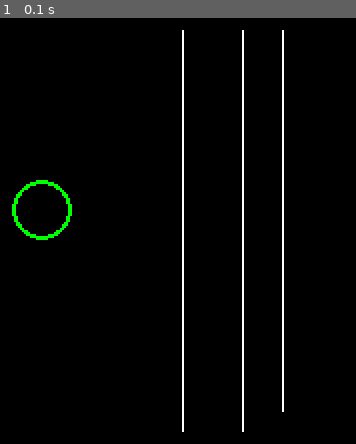
Above: before the commit, frame 1.
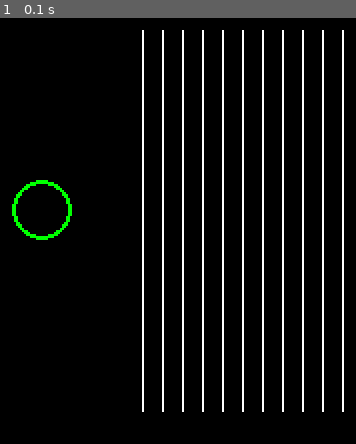
Above: after the commit, the same moment.

Repository: panmpan17/PygameGraphicPlayground
Game: pygame game, started from script/vine.py
The game is run twice, just before and just after one commit, with the same random seed, the same clock (stepped at 60 frames per second) and the same inputs.
Inputs:
- Up to frame 1 (0.1 s): no input

The runs differ from the first frame. In frame 1, 4.1% of the frame differs, in the area x 39-97%, y 2-98%.

Commit message:
Add cloth

Diff:
--- /dev/null
+++ b/script/cloth.py
@@ -0,0 +1,178 @@
+import pygame
+
+from typing import List, Tuple
+
+try:
+    from .foundation import ManagedWindow, Entity, Color, Math, Vector
+except ImportError:
+    from foundation import ManagedWindow, Entity, Color, Math, Vector
+
+class ClothNode:
+    def __init__(self, position, velocity=(0, 0), acceration=(0, 0), magnitude=0, fixed=False) -> None:
+        self.position = position
+        self.velocity = velocity
+        self.acceration = acceration
+        self.magnitude = magnitude
+        self.mass = 1
+
+        self.fixed = fixed
+
+
+class NodeConnection:
+    def __init__(self, first_node:ClothNode, second_node:ClothNode):
+        self.first_node: ClothNode = first_node
+        self.second_node: ClothNode = second_node
+
+        self.length = Math.magnitude(self.first_node.position, self.second_node.position)
+        self.flexable_min = 0.9
+        self.flexable_max = 1.1
+
+    def clamp_second_node_position(self):
+        if self.first_node.fixed and self.second_node.fixed:
+            return
+
+        elif self.first_node.fixed and not self.second_node.fixed:
+            position_delta = Math.tuple_minus(self.second_node.position, self.first_node.position)
+            self.second_node.position = Math.tuple_plus(self.first_node.position, Math.clamp_magnitude(
+                position_delta, self.length * self.flexable_max,
+                clamp_when_distance_over=True))
+
+            new_delta = Math.clamp_magnitude(position_delta, self.length)
+            new_position = Math.tuple_plus(self.first_node.position, new_delta)
+
+            self.second_node.acceration = Math.tuple_plus(self.second_node.acceration, Math.tuple_minus(new_position, self.second_node.position))
+
+        elif not self.first_node.fixed and self.second_node.fixed:
+            position_delta = Math.tuple_minus(self.first_node.position, self.second_node.position)
+            self.first_node.position = Math.tuple_plus(self.second_node.position, Math.clamp_magnitude(
+                position_delta, self.length * self.flexable_max,
+                clamp_when_distance_over=True))
+
+            new_delta = Math.clamp_magnitude(position_delta, self.length)
+            new_position = Math.tuple_plus(self.second_node.position, new_delta)
+
+            self.first_node.acceration = Math.tuple_plus(self.first_node.acceration, Math.tuple_minus(new_position, self.first_node.position))
+
+        else:
+            position_delta = Math.tuple_minus(self.second_node.position, self.first_node.position)
+
+            magnitude = Math.magnitude(position_delta)
+            if magnitude > self.length * self.flexable_max:
+                self.first_node.position, self.second_node.position = self.pull_two_point_together(
+                    self.first_node.position, self.second_node.position, self.length * self.flexable_max)
+
+            new_delta = Math.clamp_magnitude(position_delta, self.length)
+            new_position = Math.tuple_plus(self.first_node.position, new_delta)
+            self.second_node.acceration = Math.tuple_plus(self.second_node.acceration, Math.tuple_minus(new_position, self.second_node.position))
+
+            new_delta = Math.clamp_magnitude(Math.tuple_multiple(position_delta, -1), self.length)
+            new_position = Math.tuple_plus(self.second_node.position, new_delta)
+            self.first_node.acceration = Math.tuple_plus(self.first_node.acceration, Math.tuple_minus(new_position, self.first_node.position))
+
+    @staticmethod
+    def pull_two_point_together(point_a, point_b, length_constain) -> Tuple[Vector, Vector]:
+        center_position = Math.lerp_point(point_a, point_b, 0.5)
+
+        point_a = Math.tuple_plus(center_position, Math.clamp_magnitude(
+            Math.tuple_minus(point_a, center_position), length_constain / 2,
+            clamp_when_distance_over=True))
+
+        point_b = Math.tuple_plus(center_position, Math.clamp_magnitude(
+            Math.tuple_minus(point_b, center_position), length_constain / 2,
+            clamp_when_distance_over=True))
+
+        return point_a, point_b
+
+
+class Cloth(Entity):
+    def __init__(self) -> None:
+        self.points: List[ClothNode] = []
+        self.connections: List[NodeConnection] = []
+
+        self.set_2()
+
+        self.gravity = (0, 10)
+
+    def set_1(self):
+        self.points.append(ClothNode((150, 40), fixed=True))
+        self.points.append(ClothNode((130, 60), fixed=True))
+        self.points.append(ClothNode((170, 60)))
+        self.points.append(ClothNode((150, 80)))
+
+        self.connect_point(self.points[0], self.points[1])
+        self.connect_point(self.points[0], self.points[2])
+        self.connect_point(self.points[1], self.points[3])
+        self.connect_point(self.points[2], self.points[3])
+
+    def set_2(self):
+        x_size = 5
+        y_size = 5
+
+        point_matrix = [[None for i in range(x_size)] for e in range(y_size)]
+
+        base_x = 100
+        base_y = 40
+        x_increment = 20
+        y_increment = 20
+
+        for x in range(x_size):
+            for y in range(y_size):
+                window_x = x * x_increment + base_x
+                window_y = y * y_increment + base_y
+                point_matrix[y][x] = ClothNode((window_x, window_y))
+                self.points.append(point_matrix[y][x])
+
+        point_matrix[0][0].fixed = True
+        point_matrix[0][-1].fixed = True
+        # point_matrix[-1][0].fixed = True
+        # point_matrix[-1][-1].fixed = True
+
+        for y in range(y_size - 1):
+            for x in range(x_size - 1):
+                self.connect_point(point_matrix[y][x], point_matrix[y][x + 1])
+                self.connect_point(point_matrix[y][x], point_matrix[y + 1][x])
+
+        for x in range(x_size - 1):
+            self.connect_point(point_matrix[-1][x], point_matrix[-1][x + 1])
+        for y in range(y_size - 1):
+            self.connect_point(point_matrix[y][-1], point_matrix[y + 1][-1])
+
+    def connect_point(self, first_node, second_node):
+        self.connections.append(NodeConnection(
+            first_node=first_node,
+            second_node=second_node))
+
+    def update(self, delta_time: float):
+        for connection in self.connections:
+            connection.clamp_second_node_position()
+
+        for i, point in enumerate(self.points):
+            if not point.fixed:
+                point.acceration = Math.tuple_plus(point.acceration, self.gravity)
+
+            point.velocity = Math.tuple_plus(point.velocity, Math.tuple_multiple(point.acceration, delta_time))
+            point.position = Math.tuple_plus(point.position, Math.tuple_multiple(point.velocity, delta_time))
+        #     pygame.draw.line(
+        #         window.surface, Color.WHITE,
+        #         connection.first_node.position, connection.second_node.position)
+
+    def draw(self, window: ManagedWindow):
+        for i, point in enumerate(self.points):
+            if point.fixed:
+                pygame.draw.circle(window.surface, Color.RED, point.position, radius=3)
+            else:
+                pygame.draw.circle(window.surface, Color.WHITE, point.position, radius=3)
+            point.acceration = (0, 0)
+
+        for connection in self.connections:
+            pygame.draw.line(
+                window.surface, Color.WHITE,
+                connection.first_node.position, connection.second_node.position)
+
+
+if __name__ == "__main__":
+    window = ManagedWindow((300, 300), step_update=False, tick=30)
+
+    window.children.append(Cloth())
+
+    window.run()
--- a/script/foundation.py
+++ b/script/foundation.py
@@ -1,3 +1,4 @@
+from os import stat
 import pygame
 import sys
 
@@ -40,9 +41,14 @@
         return (point_a[0] - point_b[0]) ** 2 + (point_a[1] - point_b[1]) ** 2
 
     @staticmethod
-    def clamp_magnitude(vector: Vector, distance: float) -> Vector:
-        magnitude = ((vector[0] ** 2 + vector[1] ** 2) ** 0.5) / distance
-        return (vector[0] / magnitude, vector[1] / magnitude)
+    def clamp_magnitude(vector: Vector, clamp_distance: float, clamp_when_distance_over: bool=False) -> Vector:
+        distance = (vector[0] ** 2 + vector[1] ** 2) ** 0.5
+
+        if clamp_when_distance_over and distance < clamp_distance:
+            return vector
+
+        magnitude_multiplier = distance / clamp_distance
+        return (vector[0] / magnitude_multiplier, vector[1] / magnitude_multiplier)
 
     @staticmethod
     def tuple_multiple(point_a: Vector, point_b: Vector | float) -> Vector:
--- a/script/vine.py
+++ b/script/vine.py
@@ -3,8 +3,13 @@
 import math
 
 from typing import List, Tuple
-from foundation import ManagedWindow, Entity, InputSystem, Color, Math
-from bezier_curve import ClickablePoint
+
+try:
+    from .foundation import ManagedWindow, Entity, InputSystem, Color, Math
+    from .bezier_curve import ClickablePoint
+except ImportError:
+    from foundation import ManagedWindow, Entity, InputSystem, Color, Math
+    from bezier_curve import ClickablePoint
 
 
 class Gizmos:
@@ -52,14 +57,20 @@
 
     def update(self, delta_time: float):
         delta_time *= 2
-        pull_from = self.points[0].position
-        pull_direction = (0, 1)
+        # pull_from = self.points[0].position
+        # pull_direction = (0, 1)
 
         self.gizmos.clear()
 
         for i, point in enumerate(self.points):
             if i == 0:
                 continue
+
+            pull_from = self.points[i - 1].position
+            if i >= 2:
+                pull_direction = Math.normalize(Math.tuple_minus(self.points[i - 2].position, pull_from))
+            else:
+                pull_direction = (0, 1)
 
             pull_to = (pull_direction[0] * point.magnitude + pull_from[0], pull_direction[1] * point.magnitude + pull_from[1])
             self.gizmos.append(Gizmos(Gizmos.Dot, Color.YELLOW, pull_to))
@@ -109,8 +120,8 @@
                     self.points[e].position = Math.tuple_plus(self.points[e].position, delta)
             # self.records.append((*point.position, *point.velocity, Math.magnitude(point.velocity)))
 
-            pull_direction = Math.normalize(Math.tuple_minus(point.position, pull_from))
-            pull_from = point.position
+            # pull_direction = Math.normalize(Math.tuple_minus(point.position, pull_from))
+            # pull_from = point.position
 
     def draw(self, window: ManagedWindow):
         for i, point in enumerate(self.points):
@@ -119,18 +130,17 @@
             if i != 0:
                 pygame.draw.line(window.surface, Color.WHITE, self.points[i - 1].position, point.position)
 
-        for gizmos in self.gizmos:
-            if gizmos.type == Gizmos.Line:
-                pygame.draw.line(window.surface, gizmos.color, gizmos.argument[0], gizmos.argument[1])
-            elif gizmos.type == Gizmos.Dot:
-                pygame.draw.circle(window.surface, gizmos.color, gizmos.argument, radius=3)
+        # for gizmos in self.gizmos:
+        #     if gizmos.type == Gizmos.Line:
+        #         pygame.draw.line(window.surface, gizmos.color, gizmos.argument[0], gizmos.argument[1])
+        #     elif gizmos.type == Gizmos.Dot:
+        #         pygame.draw.circle(window.surface, gizmos.color, gizmos.argument, radius=3)
 
     def save_records(self):
         with open("result.csv", "w") as f:
             writer = csv.writer(f)
             writer.writerow(("X", "Y", "X Velocity", "Y Velocity", "Velocity magnitude"))
             writer.writerows(self.records)
-        # print(self.records)
 
 
 class FakeCollider(ClickablePoint):
@@ -154,7 +164,7 @@
 
 
 if __name__ == "__main__":
-    window = ManagedWindow((300, 300), step_update=True, tick=30)
+    window = ManagedWindow((300, 300), step_update=False, tick=30)
     # vine = Vine((150, 10), node_delta=(6, 8), length=20, gravity=(0, 30))
     # vine.update(0)
     # window.children.append(Vine((150, 10), node_delta=(6, 8), length=20, gravity=(0, 30)))
@@ -162,24 +172,24 @@
     collider = FakeCollider((50, 100), color=Color.GREEN, radius=15, width=2, click_color=Color.RED, range=15)
 
 
-    vine = Vine((150, 10), node_delta=(0, 200), length=2, gravity=(0, 30))
-    window.children.append(vine)
-    collider.vines.append(vine)
+    # vine = Vine((150, 10), node_delta=(0, 200), length=2, gravity=(0, 30))
+    # window.children.append(vine)
+    # collider.vines.append(vine)
 
 
-    vine = Vine((120, 10), node_delta=(0, 100), length=3, gravity=(0, 30))
-    window.children.append(vine)
-    collider.vines.append(vine)
+    # vine = Vine((120, 10), node_delta=(0, 100), length=3, gravity=(0, 30))
+    # window.children.append(vine)
+    # collider.vines.append(vine)
 
 
-    vine = Vine((170, 10), node_delta=(0, 10), length=20, gravity=(0, 30))
-    window.children.append(vine)
-    collider.vines.append(vine)
+    # vine = Vine((170, 10), node_delta=(0, 10), length=20, gravity=(0, 30))
+    # window.children.append(vine)
+    # collider.vines.append(vine)
 
-    # for x in range(100, 210, 10):
-    #     vine = Vine((x, 10), node_delta=(0, 10), length=20, gravity=(0, 30))
-    #     window.children.append(vine)
-    #     collider.vines.append(vine)
+    for x in range(100, 210, 10):
+        vine = Vine((x, 10), node_delta=(0, 10), length=20, gravity=(0, 30))
+        window.children.append(vine)
+        collider.vines.append(vine)
 
     window.children.append(collider)
 
